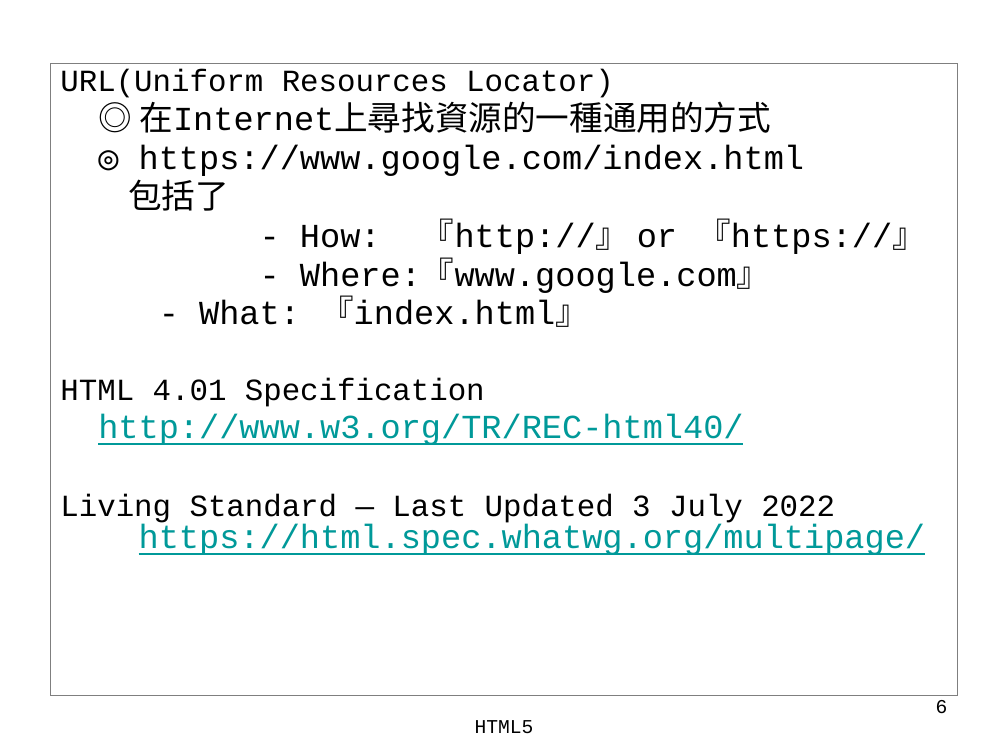
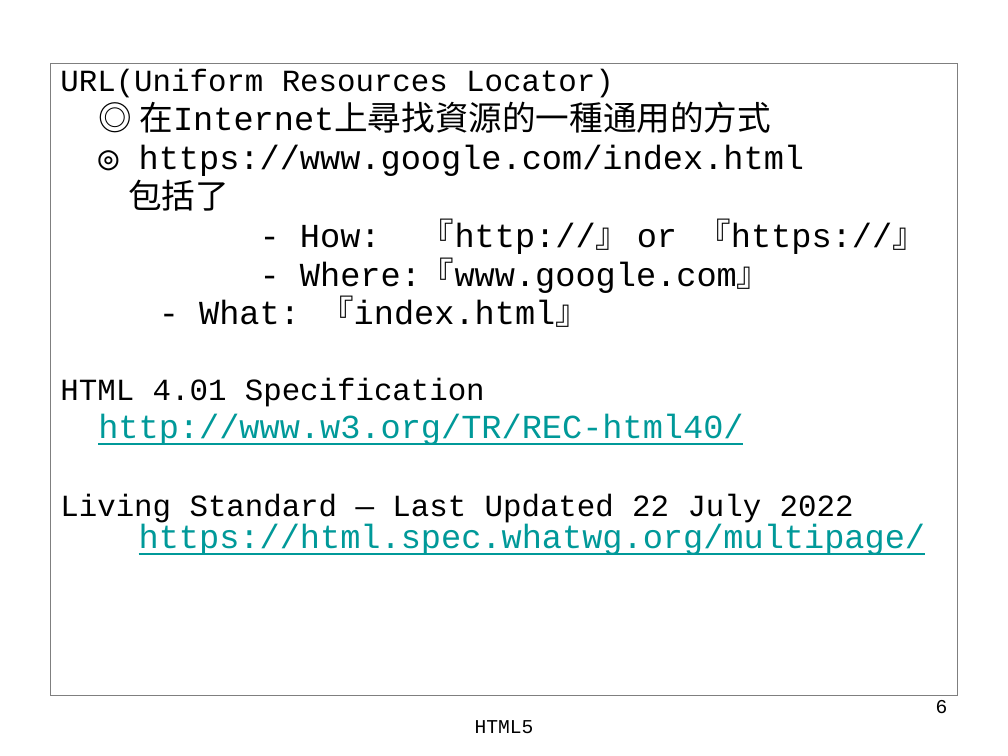
Before and after one commit to dive880217/HTML5api, a slide deck: slide 6 of tools/HTML5.pptx. Drawn at 1008x756 pixels with LibreOffice and Linux fonts; fonts in the diff are those of the drawing. Boxes give left, top, right and bottom in pixels: in the first picture for what was removed or moved away, otherwise in the second. Text is boxed around its words. In the diff, an @@ line names an element or a change of style, - is before the commit and + after.

```diff
--- a/tools/HTML5.pptx
+++ b/tools/HTML5.pptx
@@ text at (x1=60, y1=494, x2=926, y2=555): text changed @@
-Living Standard — Last Updated 3 July 2022 https://html.spec.whatwg.org/multipage/
+Living Standard — Last Updated 22 July 2022 https://html.spec.whatwg.org/multipage/
```
Also in this commit, not shown: 5 other slides changed, 32 other files.
